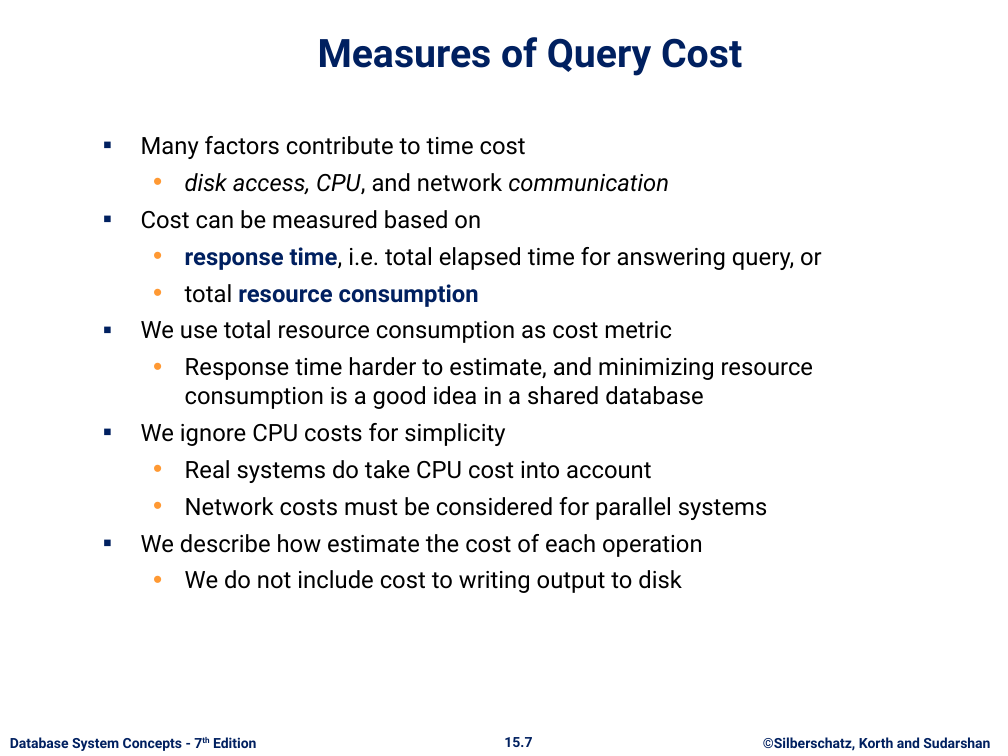
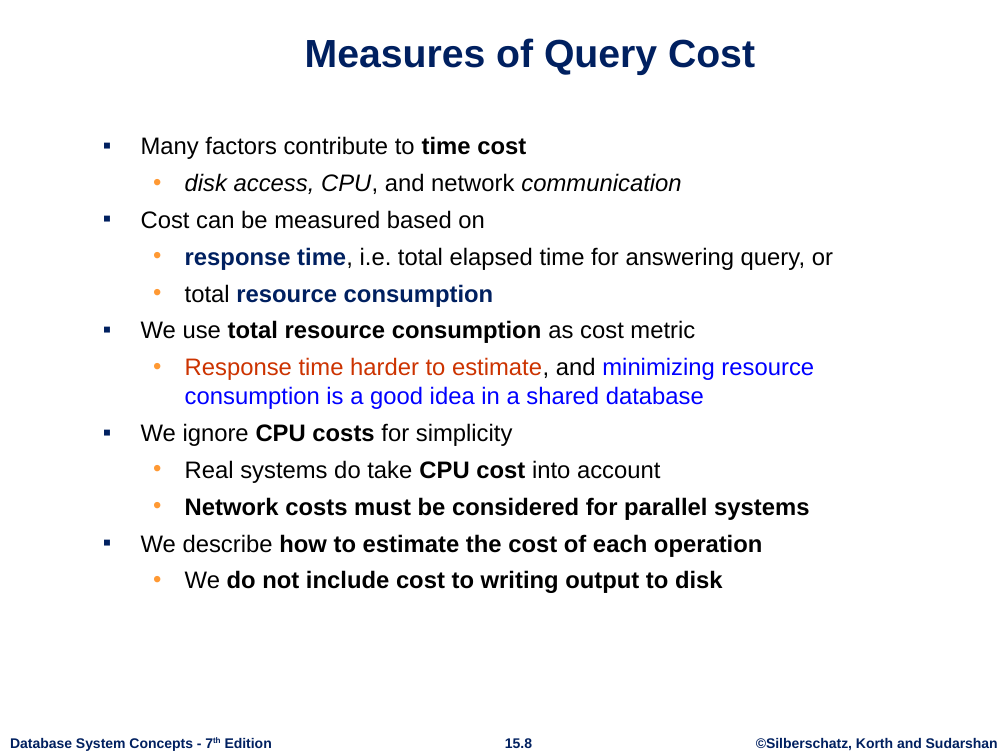
Before and after one commit to rizveeredwan/course-contents, a slide deck: slide 8 of CSE-3104/ch15.pptx (slide 7 before the commit). Drawn at 1008x756 pixels with LibreOffice and Linux fonts; fonts in the diff are those of the drawing; background and template pictures are left out. Boxes give left, top, right and bottom in pixels: in the first picture for what was removed or moved away, otherwise in the second. Text is boxed around its words. In the diff, an @@ line names an element or a change of style, - is before the commit and + after.

```diff
--- a/CSE-3104/ch15.pptx
+++ b/CSE-3104/ch15.pptx
@@ title "Measures of Query Cost" at (305,38,755,75): font Roboto to Arial @@
@@ text at (141,136,833,593): font Roboto to Arial; bold on in "time cost", "total resource consumption", "CPU costs", "CPU cost" and 2 more places; text colour #000000 to #CC3300 in "Response time harder to estimate,"; text colour #000000 to #0000FF in "minimizing resource consumption is a good idea ..."; less space between paragraphs @@
@@ text at (141,534,763,557): text changed; font Roboto to Arial; bold on @@
-▪ We describe how estimate the cost of each operation
+▪ We describe how to estimate the cost of each operation
@@ text "Database System Concepts - 7th ..." at (10,738,272,751): font Roboto to Arial; less space between paragraphs @@
@@ page number at (505,738,532,748): text changed; font Roboto to Arial @@
-15.7
+15.8
@@ text "©Silberschatz, Korth and Sudarshan" at (756,738,998,751): font Roboto to Arial; less space between paragraphs @@
```
Also in this commit, not shown: 62 other slides changed, 17 slides added.
